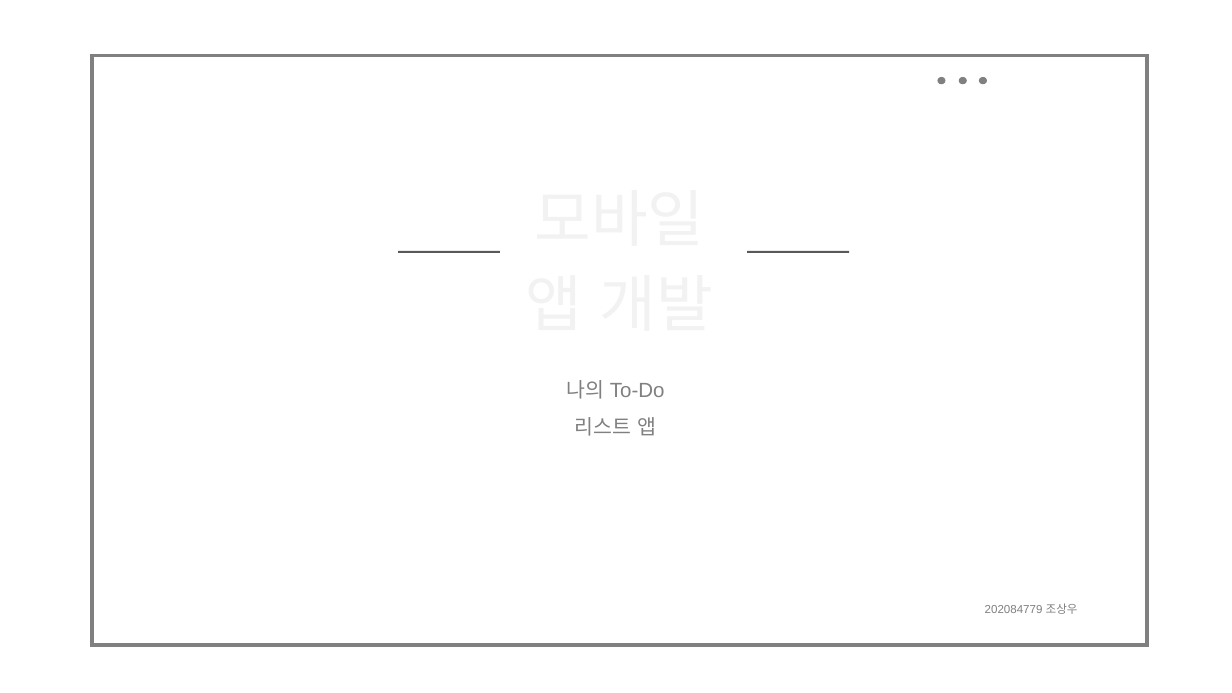
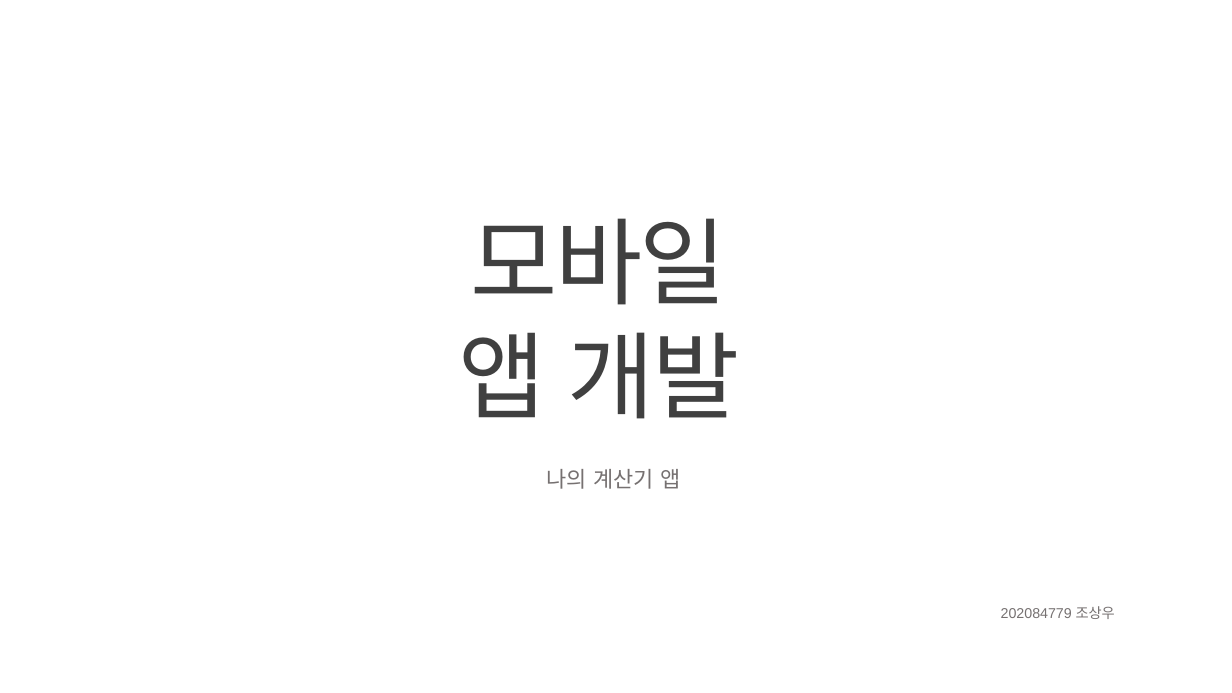
Before and after one commit to 20Sangwoo/-, a slide deck: slide 1 of MyTD/202084779 조상우.pptx. Drawn at 1232x693 pixels with LibreOffice and Linux fonts; fonts in the diff are those of the drawing; background and template pictures are left out. Boxes give left, top, right and bottom in pixels: in the first picture for what was removed or moved away, otherwise in the second. Text is boxed around its words. In the diff, an @@ line names an element or a change of style, - is before the commit and + after.

Commit message:
Add files via upload

```diff
--- a/MyTD/202084779 조상우.pptx
+++ b/MyTD/202084779 조상우.pptx
@@ rectangle removed at (92, 55, 1148, 645) @@
@@ ellipse removed at (938, 77, 946, 84) @@
@@ ellipse removed at (959, 77, 968, 84) @@
@@ ellipse removed at (979, 77, 987, 84) @@
@@ text "모바일 앱 개발": place and size @@
-text "모바일 앱 개발" at (467, 165, 773, 347)
+text "모바일 앱 개발" at (458, 218, 739, 419)
@@ text "모바일 앱 개발" at (458, 218, 739, 419): size 48 to 73.8 pt, text colour #F2F2F2 to #404040, letter spacing 0 to -1.8 pt; line spacing 1.15 to 1 @@
@@ line removed from (398, 252) to (500, 252) @@
@@ line removed from (748, 252) to (849, 252) @@
@@ text at (547, 469, 680, 489): text changed; size 16 to 17.1 pt; text colour #808080 to #767171 @@
-나의 To-Do리스트 앱
+나의 계산기 앱
@@ text "202084779 조상우" at (1001, 606, 1115, 619): size 9 to 11.1 pt, text colour #808080 to #767171 @@
```
Also in this commit, not shown: 5 other slides changed, 4 slides added, 3 slides removed.
